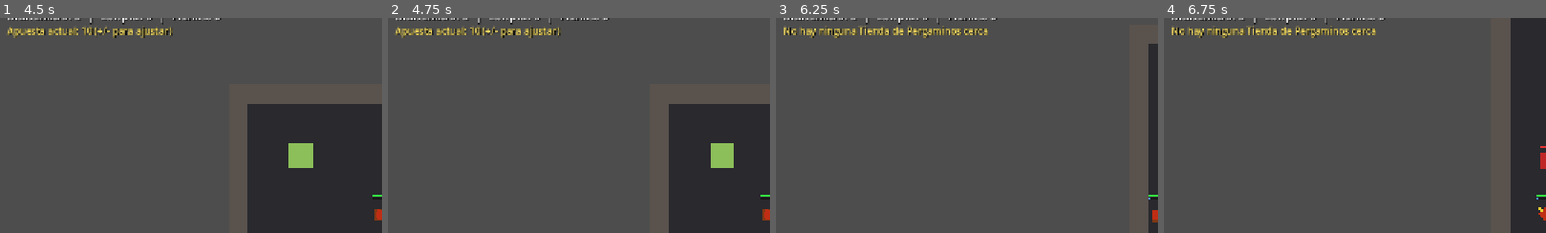
Above: before the commit, frames 1-4 (left to right).
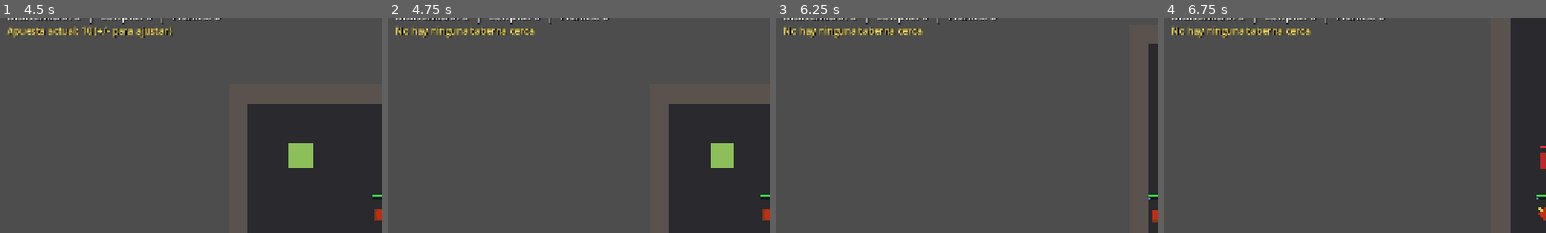
Above: after the commit, the same moments.

Repository: thejowe/ninjex
Game: Godot game, scene res://scenes/main/main.tscn
The game is run twice, just before and just after one commit, with the same random seed, the same clock (stepped at 60 frames per second) and the same inputs.
Inputs (mouse positions are % of the whole screen's width and height, from its top left):
- Up to frame 1 (4.5 s): tap Enter (ui_accept) at 0.5, 0.77, 1.25, 1.52, 2, 3.77 s; move the mouse to (72, 45) at 0.52 s; hold D (move_right) 0.53-1.28 s; tap 0 (comprar_pergamino) at 0.6, 1.55, 3.8 s; tap ' (taberna_comprar_cancion, bound only after the commit) at 0.8, 1.35, 2.3 s; move the mouse to (30, 55) at 1.27 s; hold S (move_down) 1.28-2.03 s; move the mouse to (60, 28) at 2.02 s; hold D (move_right) 2.03-2.75 s; tap T (apostar_alto) at 2.1 s; click "1. Fuego" at 2.75 s; move the mouse to (45, 70) at 3.52 s; hold W (move_up) 3.53-4.28 s; tap B (apostar_bajo) at 3.6 s; move the mouse to (80, 65) at 4.27 s; hold A (move_left) from 4.28 s (still down); tap - (apuesta_bajar) at 4.35 s
- Up to frame 2 (4.75 s): keep holding A (move_left); tap Enter (ui_accept) at 4.52 s; tap ' (taberna_comprar_cancion, bound only after the commit) at 4.55 s
- Up to frame 3 (6.25 s): move the mouse to (20, 35) at 5.02 s; tap = (apuesta_subir) at 5.1 s; tap Enter (ui_accept) at 5.27 s; tap 0 (comprar_pergamino) at 5.3 s; move the mouse to (55, 50) at 5.77 s; release A (move_left) at 5.78 s; hold S (move_down) from 5.78 s (still down); click (55, 50) at 5.85 s; tap ' (taberna_comprar_cancion, bound only after the commit) at 6.05 s
- Up to frame 4 (6.75 s): move the mouse to (35, 25) at 6.52 s; release S (move_down) at 6.53 s; hold D (move_right) from 6.53 s (still down); right-click (35, 25) at 6.6 s
The pictures show only the part of the screen within x 0-50%, y 4-54%; the shares and areas given below are measured in that part.

Frame 1 is identical in both runs. In frame 2, 1.1% of the frame differs, in the area x 2-46%, y 3-10%; in frame 3, 0.9%; in frame 4, 0.9%.

Commit message:
Musica diegetica comprable en la Taberna (H6)
Lista fija de 3 canciones (taberna.gd canciones_disponibles), compra UNICA y
PERMANENTE de GRUPO pagada del pool compartido de dinero limpio (mismo
patron que casa_equipo_almacen_comprado). Tecla ' junto a la Taberna: compra
la siguiente sin comprar si queda alguna, o cicla entre las ya compradas si
estan todas. Recorte deliberado de "se desbloquean segun avanzas" (brief):
sin progresion de mision real todavia, se simplifica a lista fija en
cualquier orden.

Diff:
--- a/project.godot
+++ b/project.godot
@@ -307,6 +307,11 @@
 "events": [Object(InputEventKey,"resource_local_to_scene":false,"resource_name":"","device":-1,"window_id":0,"alt_press …(191 unchanged characters)…
 ]
 }
+taberna_comprar_cancion={
+"deadzone": 0.2,
+"events": [Object(InputEventKey,"resource_local_to_scene":false,"resource_name":"","device":-1,"window_id":0,"alt_pressed":false,"shift_pressed":false,"ctrl_pressed":false,"meta_pressed":false,"pressed":false,"keycode":0,"physical_keycode":39,"key_label":0,"unicode":39,"location":0,"echo":false,"script":null)
+]
+}
 
 [rendering]
 
--- a/scripts/economy/taberna.gd
+++ b/scripts/economy/taberna.gd
@@ -37,6 +37,20 @@
 @export var brindis_duracion: float = 180.0
 @export var brindis_bonus_daño: float = 0.15
 
+## Musica diegetica (H6 extra): lista FIJA comprable en cualquier orden --
+## recorte deliberado de "se desbloquean segun avanzas" (brief), porque el
+## vertical slice todavia no tiene progresion de mision real dentro de una
+## misma partida. Cada cancion es una compra UNICA y
+## PERMANENTE de GRUPO (no por jugador -- suena igual para todos, mismo
+## criterio que casa_equipo_almacen_comprado), pagada del pool compartido de
+## dinero limpio igual que el brindis.
+@export var canciones_disponibles: PackedStringArray = [
+	"Balada del Muelle",
+	"Vals del Contrabandista",
+	"Tambor de Ronda",
+]
+@export var costo_cancion: float = 40.0
+
 @onready var _visual: ColorRect = $Visual
 
 func _ready() -> void:
--- a/scripts/network/network_manager.gd
+++ b/scripts/network/network_manager.gd
@@ -249,6 +249,19 @@
 ## Solo lo muta player.gd confirm_vender.
 var record_cuerpos_destrozados: Dictionary = {}
 
+## Musica diegetica de la Taberna (H6 extra, ver comentario de cabecera de
+## taberna.gd) -- lista FIJA comprable en cualquier orden, compra UNICA y
+## PERMANENTE de GRUPO (no por jugador, mismo criterio que
+## casa_equipo_almacen_comprado): song name -> bool. Sin entrada == no
+## comprada. Solo lo muta el host, siempre desde confirm_taberna_musica.
+var taberna_canciones_compradas: Dictionary = {}
+## Cancion sonando ahora mismo, o "" si no suena ninguna. Solo puede ser una
+## ya comprada (ver taberna_canciones_compradas de arriba) -- puramente de
+## sabor, no hay reproduccion de audio real todavia (sin arte/assets antes
+## de cerrar H1, ver CLAUDE.md), asi que esto es el "que cancion esta
+## activa" que se muestra en el HUD/mensajes, no un AudioStreamPlayer.
+var taberna_cancion_actual: String = ""
+
 ## Cocina de la Casa del equipo (H5 cierre, Terrazas): mismo patron que
 ## brindis_time_remaining/brindis_damage_multiplier de arriba -- buff de
 ## GRUPO temporal, activo para TODOS los jugadores conectados, decae
@@ -319,6 +332,19 @@
 	brindis_damage_multiplier = multiplicador
 	taberna_deuda_pendiente = nueva_deuda
 
+## Confirma la musica de la Taberna igual en todos los peers -- una sola
+## tecla, una sola accion obvia (mismo criterio que sastreria_tinte/
+## comprar_pergamino): si `comprada` es true, esta es una compra nueva
+## (nuevo_limpio ya viene descontado); si es false, solo se esta ciclando a
+## una cancion ya comprada (nuevo_limpio llega sin cambios). Ver
+## player.gd submit_taberna_musica.
+@rpc("any_peer", "call_local", "reliable")
+func confirm_taberna_musica(nuevo_limpio: float, cancion: String, comprada: bool) -> void:
+	dinero_limpio = nuevo_limpio
+	if comprada:
+		taberna_canciones_compradas[cancion] = true
+	taberna_cancion_actual = cancion
+
 ## Confirma la Cocina de la Casa del equipo igual en todos los peers. Vive
 ## aqui por el mismo motivo que confirm_brindis de arriba: afecta a TODOS
 ## los jugadores conectados, no a un unico personaje. Lo llama el host desde
--- a/scripts/player/player.gd
+++ b/scripts/player/player.gd
@@ -533,6 +533,8 @@
 			_request_brindis()
 		if Input.is_action_just_pressed("taberna_ver_records"):
 			_request_taberna_ver_records()
+		if Input.is_action_just_pressed("taberna_comprar_cancion"):
+			_request_taberna_musica()
 		if Input.is_action_just_pressed("sastreria_siguiente_tinte"):
 			_request_sastreria_tinte()
 		if Input.is_action_just_pressed("casa_comprar_cocina"):
@@ -661,7 +663,7 @@
 	elif _find_nearest_herboristeria_in_range(HUB_RANGE) != null:
 		texto = "P pildora, H unguento, J bomba de humo, L sales -- I para usar"
 	elif _find_nearest_taberna_in_range(HUB_RANGE) != null:
-		texto = "Pulsa X para el brindis, \\ para leer la pizarra de records"
+		texto = "Pulsa X para el brindis, \\ para la pizarra de records, ' para comprar/cambiar musica"
 	elif _find_nearest_sastreria_in_range(HUB_RANGE) != null:
 		texto = "Pulsa R para cambiar tu tinte"
 	elif _find_nearest_casa_equipo_in_range(HUB_RANGE) != null:
@@ -2746,6 +2748,41 @@
 			lider_id = peer_id
 	return "jugador %d (%d)" % [lider_id, lider_valor]
 
+func _request_taberna_musica() -> void:
+	submit_taberna_musica.rpc_id(1)
+
+## Una sola tecla, una sola accion obvia (mismo criterio que
+## submit_sastreria_tinte/submit_comprar_pergamino): si queda alguna
+## cancion de taberna.canciones_disponibles sin comprar, compra la primera
+## que encuentre (lista fija, cualquier orden sirve, ver comentario de
+## cabecera de taberna.gd) y la deja sonando. Si ya estan todas compradas,
+## cicla a la siguiente de la lista (con vuelta al principio) sin coste.
+@rpc("any_peer", "call_local", "reliable")
+func submit_taberna_musica() -> void:
+	if not multiplayer.is_server():
+		return
+	if not _validate_sender():
+		return
+	var taberna := _find_nearest_taberna_in_range(HUB_RANGE)
+	if taberna == null:
+		confirm_casino_mensaje.rpc("No hay ninguna taberna cerca")
+		return
+	for cancion in taberna.canciones_disponibles:
+		if not NetworkManager.taberna_canciones_compradas.get(cancion, false):
+			if NetworkManager.dinero_limpio < taberna.costo_cancion:
+				confirm_casino_mensaje.rpc("Necesitas %.0f de dinero limpio para comprar '%s'" % [taberna.costo_cancion, cancion])
+				return
+			var nuevo_limpio: float = NetworkManager.dinero_limpio - taberna.costo_cancion
+			NetworkManager.confirm_taberna_musica.rpc(nuevo_limpio, cancion, true)
+			confirm_casino_mensaje.rpc("Cancion comprada para la Taberna: '%s' (sonando ahora)" % cancion)
+			return
+	if taberna.canciones_disponibles.is_empty():
+		return
+	var indice_actual: int = taberna.canciones_disponibles.find(NetworkManager.taberna_cancion_actual)
+	var siguiente: String = taberna.canciones_disponibles[(indice_actual + 1) % taberna.canciones_disponibles.size()]
+	NetworkManager.confirm_taberna_musica.rpc(NetworkManager.dinero_limpio, siguiente, false)
+	confirm_casino_mensaje.rpc("Ahora suena en la Taberna: '%s'" % siguiente)
+
 # =========================================================================
 # Sastreria (H5 cierre, Calle de los Faroles) -- tecla R. Cosmetico puro, sin
 # bonus de ningun tipo (ver comentario de cabecera de sastreria.gd). Mismo
